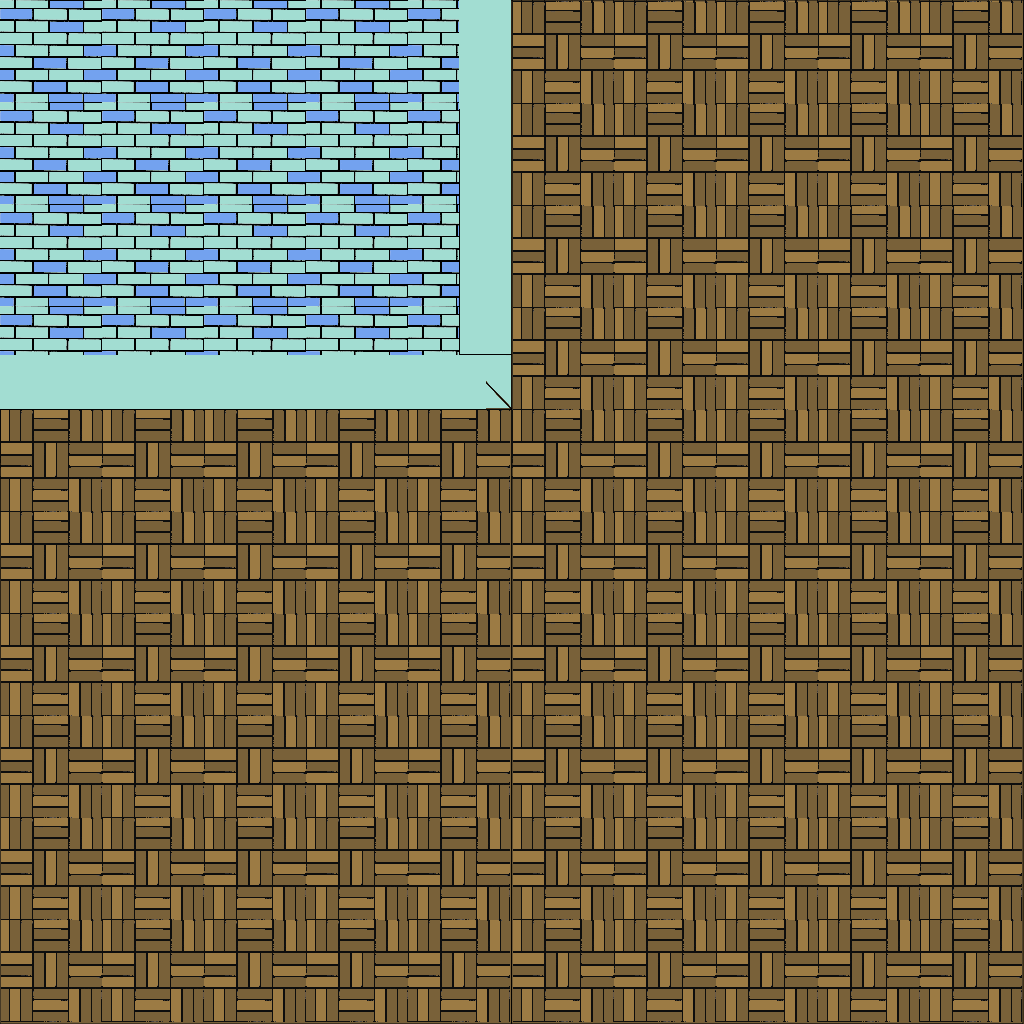
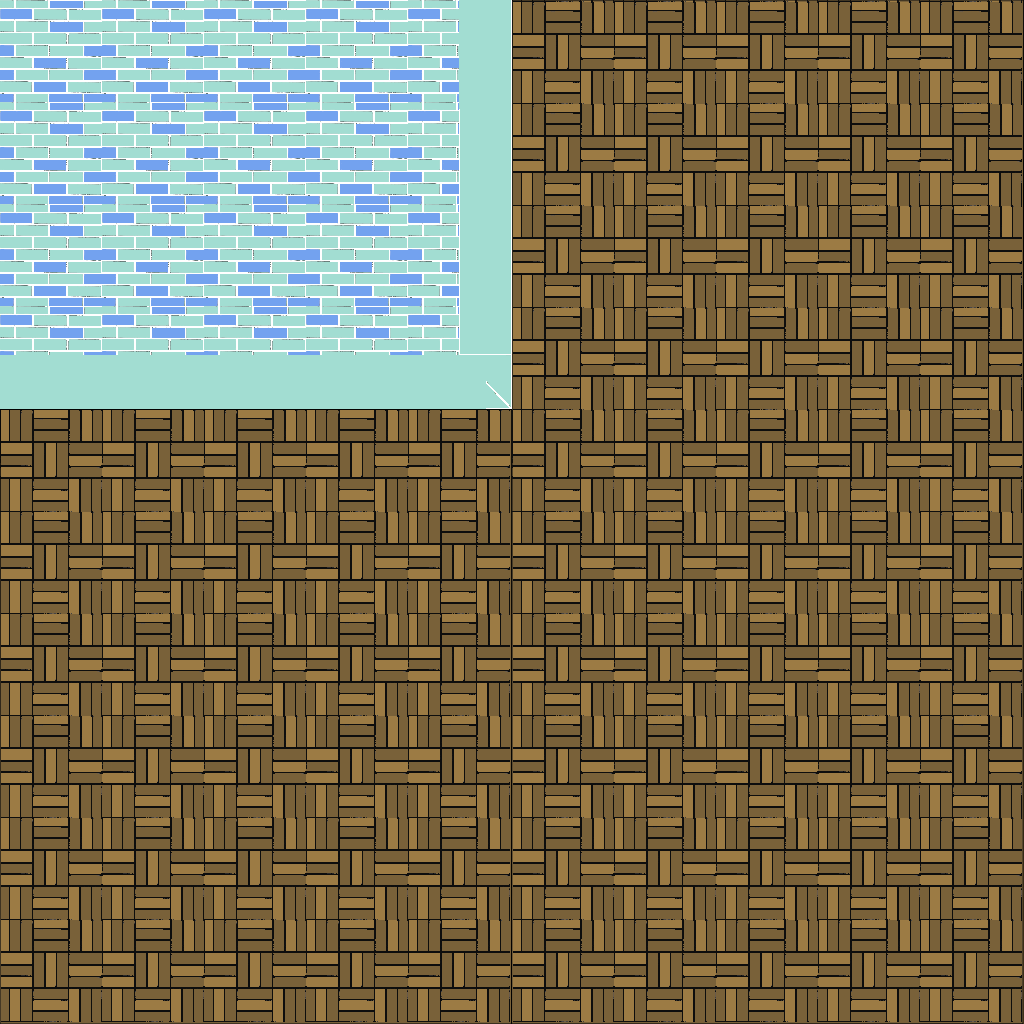
Comparing the layer stacks of the two 1024 x 1024 images. Changes:
painted on "Tile" over [0, 0, 512, 409]
painted on "HouseFloor.png" over [0, 0, 512, 409]
